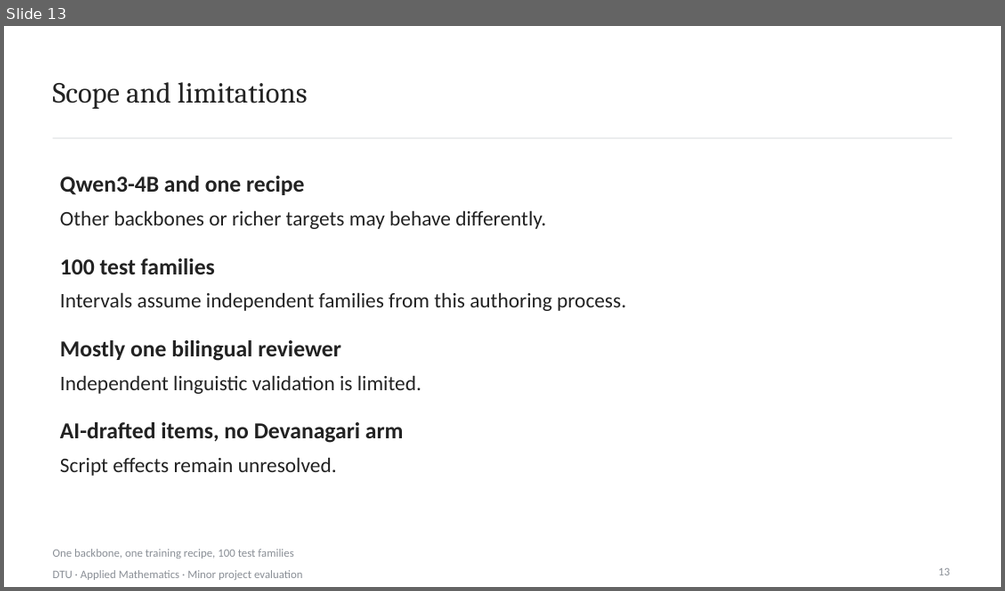
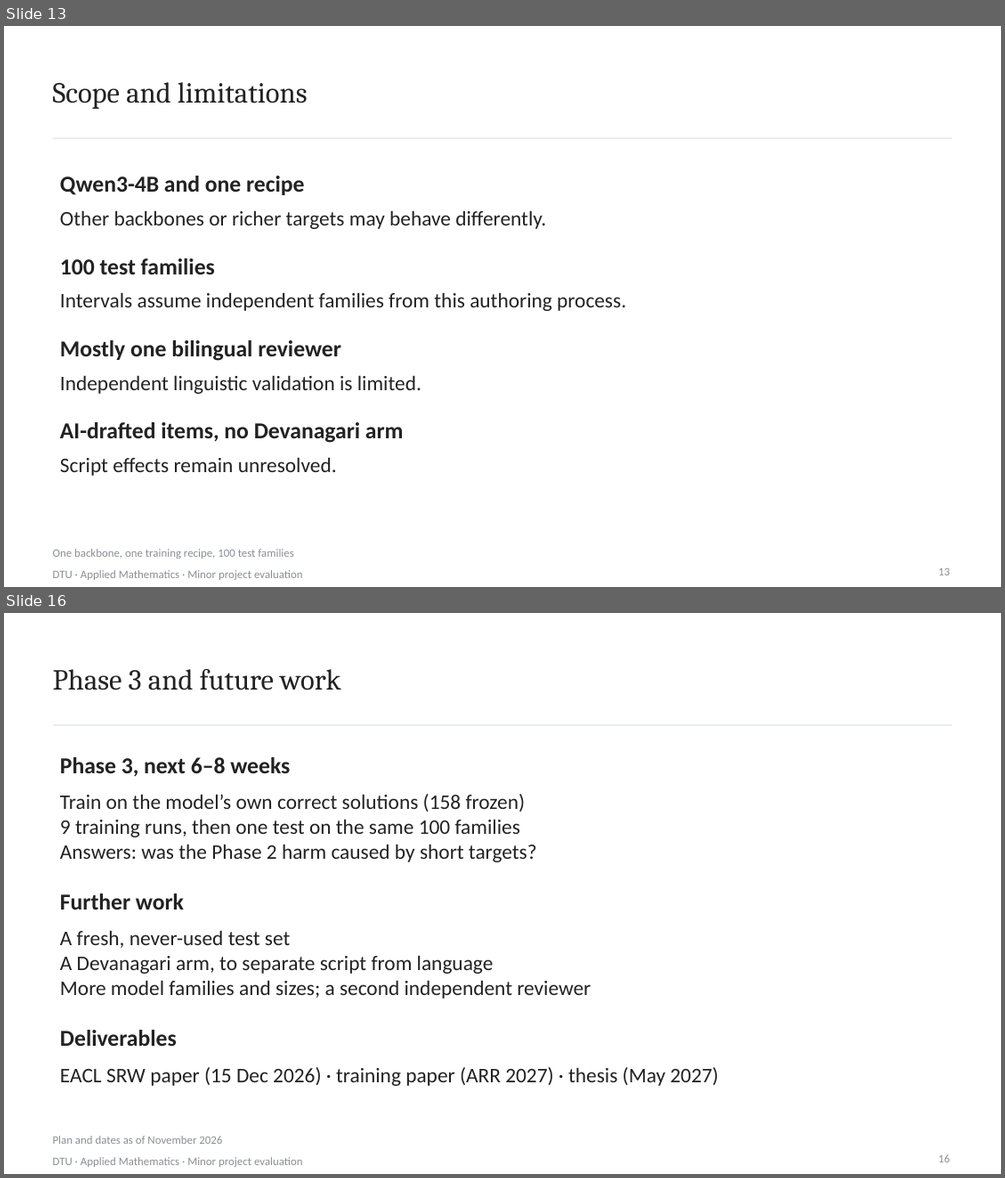
Before and after one commit to Divyansh1128/Hinglish, a slide deck: docs/minor_project/deck/minor_evaluation_v2.pptx. Shown one above the other, each under a label of ours: slide 13 before the commit, slides 13 and 16 after it; the slides between them are not shown. The pictures are 1005x591 and 1005x1178 pixels, drawn with LibreOffice and Linux fonts; fonts in the diff are those of the drawing; background and template pictures are left out. Boxes give left, top, right and bottom in pixels: in the first picture for what was removed or moved away, otherwise in the second. Text is boxed around its words. In the diff, an @@ line names an element or a change of style, - is before the commit and + after.

```diff
--- a/docs/minor_project/deck/minor_evaluation_v2.pptx
+++ b/docs/minor_project/deck/minor_evaluation_v2.pptx
@@ slide 16 added at [4,613,1001,1174], background picture (left out) @@
@@ text added at [53,669,341,690], 28 pt, text #222222 @@
+Phase 3 and future work
@@ line added from (53, 725) to (952, 725), #C9CDD1 0.7 pt @@
@@ text added at [60,757,290,777], 22 pt, text #222222, bold @@
+Phase 3, next 6–8 weeks
@@ text added at [60,794,537,862], 20 pt, text #222222 @@
+Train on the model’s own correct solutions (158 frozen)
+9 training runs, then one test on the same 100 families
+Answers: was the Phase 2 harm caused by short targets?
@@ text added at [60,893,184,909], 22 pt, text #222222, bold @@
+Further work
@@ text added at [60,930,591,998], 20 pt, text #222222 @@
+A fresh, never-used test set
+A Devanagari arm, to separate script from language
+More model families and sizes; a second independent reviewer
@@ text added at [60,1030,177,1046], 22 pt, text #222222, bold @@
+Deliverables
@@ text added at [60,1067,718,1086], 20 pt, text #222222 @@
+EACL SRW paper (15 Dec 2026) · training paper (ARR 2027) · thesis (May 2027)
@@ text added at [53,1135,222,1143], 11 pt, text #8A8F96 @@
+Plan and dates as of November 2026
@@ text added at [53,1157,303,1167], 11 pt, text #8A8F96 @@
+DTU · Applied Mathematics · Minor project evaluation
@@ text added at [938,1154,950,1162], 11 pt, text #8A8F96 @@
+16
```
Also in this commit, not shown: 7 slides changed, 1 other slide added, 2 other files.
